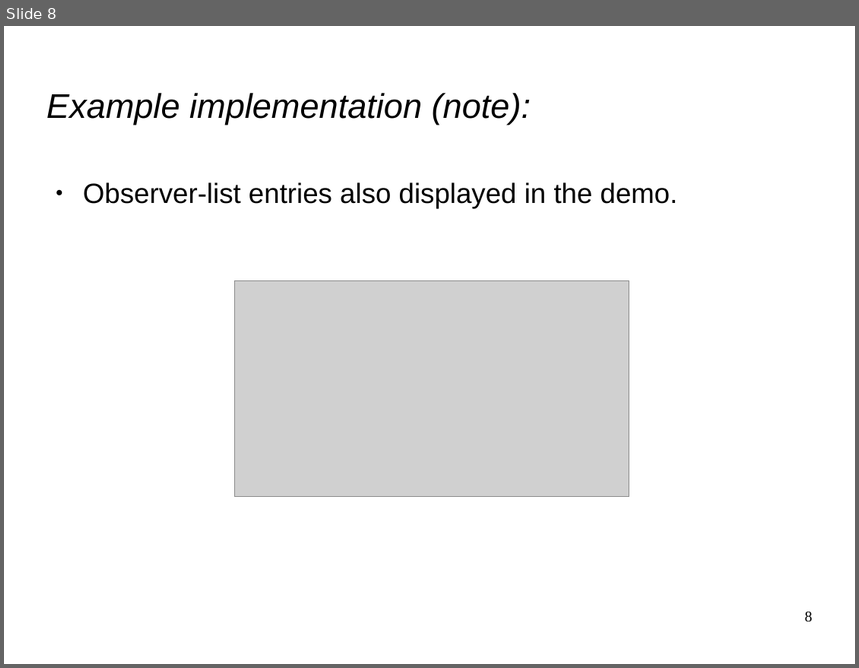
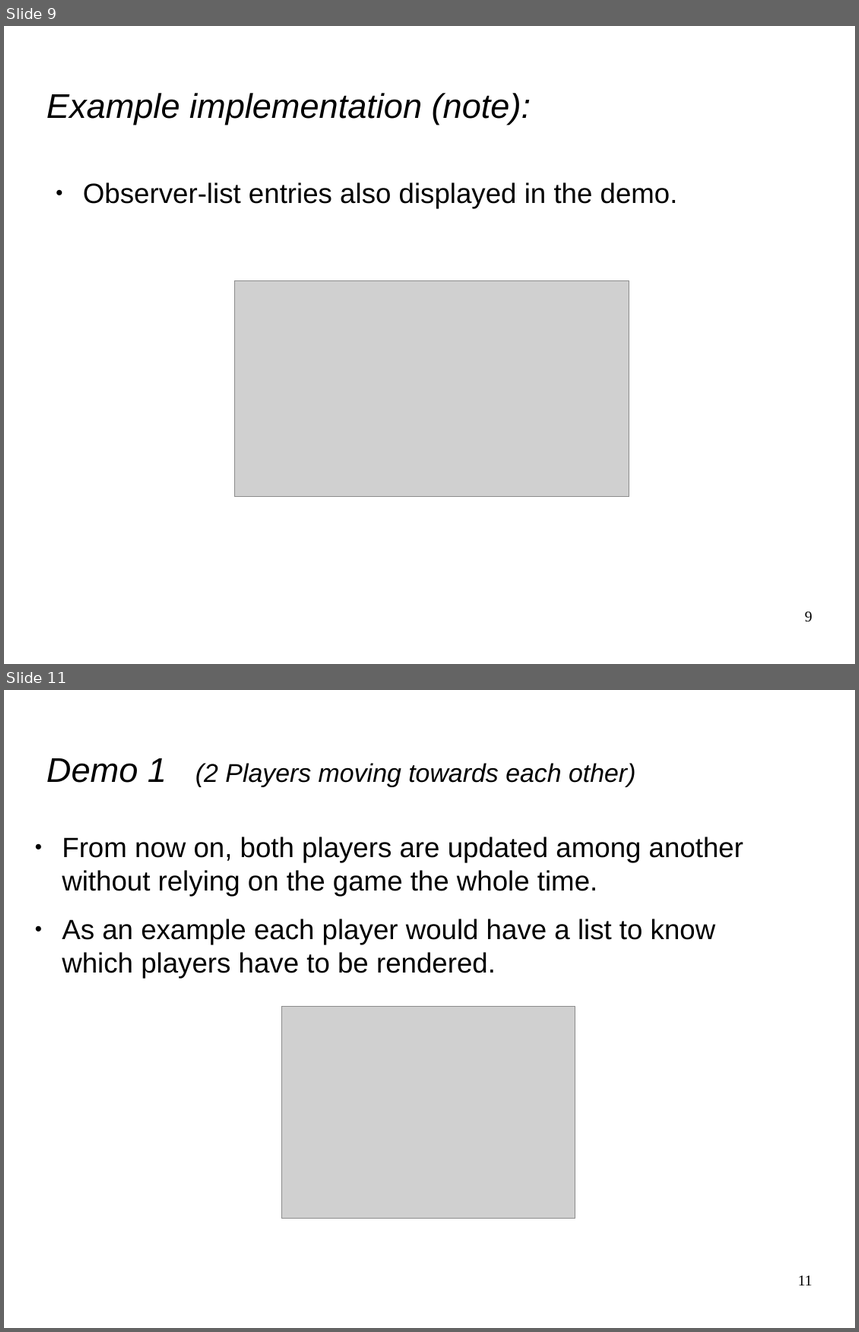
Before and after one commit to phil535/Massive-Multiplayer-Observer, a slide deck: Doc/pres_dp.odp. Shown one above the other, each under a label of ours: slide 8 before the commit, slides 9 and 11 after it; the slides between them are not shown. The pictures are 859x668 and 859x1332 pixels, drawn with LibreOffice and Linux fonts; fonts in the diff are those of the drawing; grey boxes stand for pictures. Boxes give left, top, right and bottom in pixels: in the first picture for what was removed or moved away, otherwise in the second. Text is boxed around its words. In the diff, an @@ line names an element or a change of style, - is before the commit and + after.

```diff
--- a/Doc/pres_dp.odp
+++ b/Doc/pres_dp.odp
@@ slide 11 added at (4,690,855,1328), background #FFFFFF @@
@@ title added at (47,758,636,787), 24 pt, text #000000, italic @@
+Demo 1 (2 Players moving towards each other)
@@ text added at (62,837,743,978), 26 pt, text #000000 @@
+● From now on, both players are updated among another without relying on the game the whole time.
+● As an example each player would have a list to know which players have to be rendered.
@@ picture added at (282,1007,576,1219) @@
@@ page number added at (798,1276,813,1286), 14 pt, text #000000 @@
+11
@@ what was slide 8 is now slide 9 @@
@@ page number at (805,612,813,623): text changed @@
-8
+9
```
Also in this commit, not shown: 7 slides changed, 13 other slides added, 1 slide removed.
